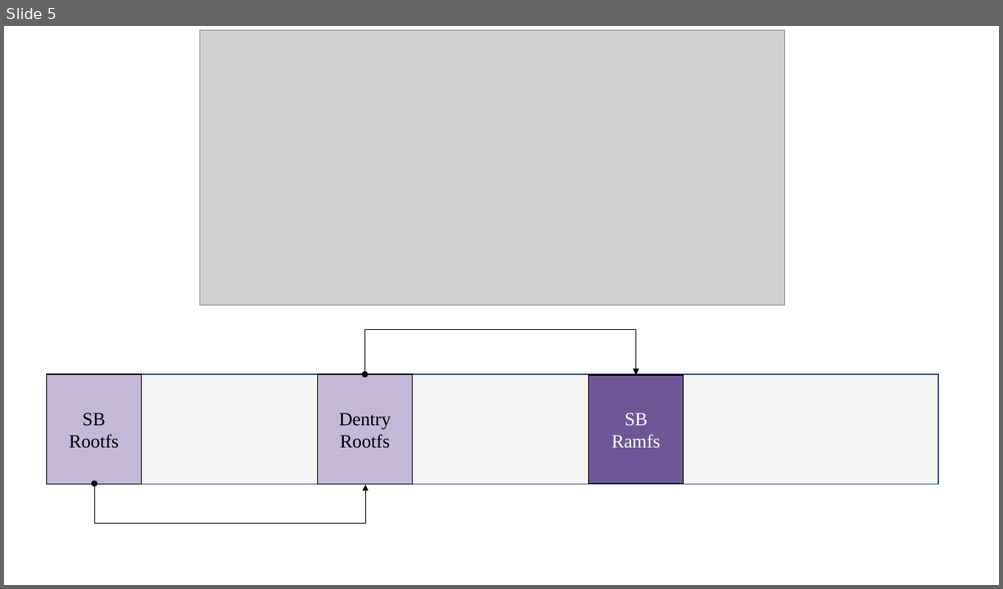
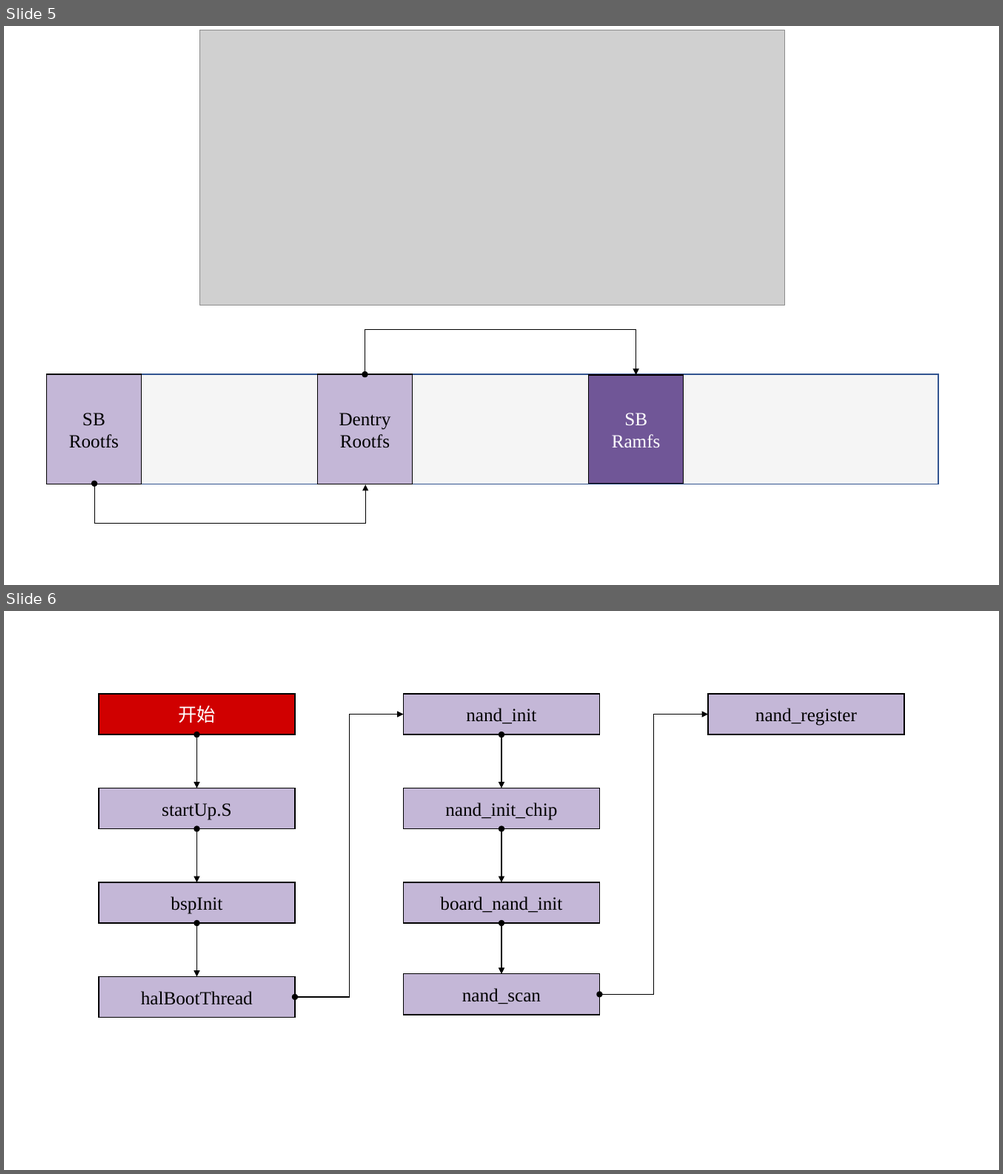
Before and after one commit to Hoit-23o2/HoitOS, a slide deck: Records/Files/绘图.pptx. Shown one above the other, each under a label of ours: slide 5 before the commit, slides 5 and 6 after it. The pictures are 1003x589 and 1003x1174 pixels, drawn with LibreOffice and Linux fonts; fonts in the diff are those of the drawing; grey boxes stand for pictures. Boxes give left, top, right and bottom in pixels: in the first picture for what was removed or moved away, otherwise in the second. Text is boxed around its words. In the diff, an @@ line names an element or a change of style, - is before the commit and + after.

```diff
--- a/Records/Files/绘图.pptx
+++ b/Records/Files/绘图.pptx
@@ slide 6 added at (4, 611, 999, 1170), background #FFFFFF @@
@@ rectangle added at (99, 694, 295, 735), fill #D00000, outline #000000 1 pt, 18 pt, text #FFFFFF @@
+开始
@@ rectangle added at (403, 694, 600, 735), fill #C4B7D7, outline #000000 1 pt, 18 pt, text #000000 @@
+nand_init
@@ rectangle added at (708, 694, 904, 735), fill #C4B7D7, outline #000000 1 pt, 18 pt, text #000000 @@
+nand_register
@@ elbow double arrow added from (295, 997) to (403, 714), #000000 1 pt @@
@@ elbow double arrow added from (600, 994) to (708, 714), #000000 1 pt @@
@@ double arrow added from (196, 735) to (196, 789), #000000 1 pt @@
@@ double arrow added from (502, 735) to (502, 789), #000000 1 pt @@
@@ rectangle added at (99, 789, 295, 829), fill #C4B7D7, outline #000000 1 pt, 18 pt, text #000000 @@
+startUp.S
@@ rectangle added at (403, 789, 600, 829), fill #C4B7D7, outline #000000 1 pt, 18 pt, text #000000 @@
+nand_init_chip
@@ double arrow added from (196, 829) to (196, 883), #000000 1 pt @@
@@ double arrow added from (502, 829) to (502, 883), #000000 1 pt @@
@@ rectangle added at (99, 883, 295, 923), fill #C4B7D7, outline #000000 1 pt, 18 pt, text #000000 @@
+bspInit
@@ rectangle added at (403, 883, 600, 923), fill #C4B7D7, outline #000000 1 pt, 18 pt, text #000000 @@
+board_nand_init
@@ double arrow added from (196, 923) to (196, 977), #000000 1 pt @@
@@ double arrow added from (502, 923) to (502, 974), #000000 1 pt @@
@@ rectangle added at (99, 977, 295, 1019), fill #C4B7D7, outline #000000 1 pt, 18 pt, text #000000 @@
+halBootThread
@@ rectangle added at (403, 974, 600, 1015), fill #C4B7D7, outline #000000 1 pt, 18 pt, text #000000 @@
+nand_scan
```
Also in this commit, not shown: 10 other files.
